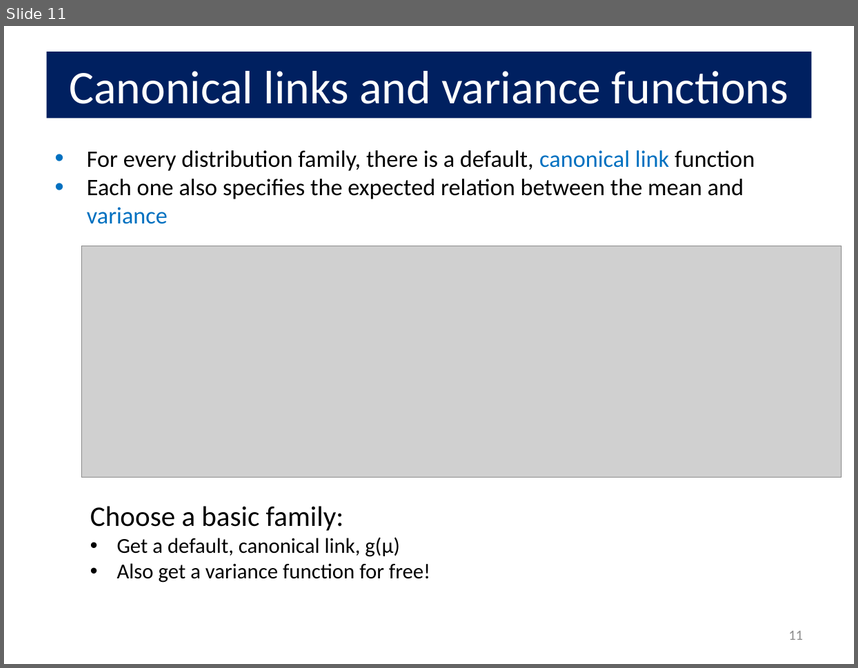
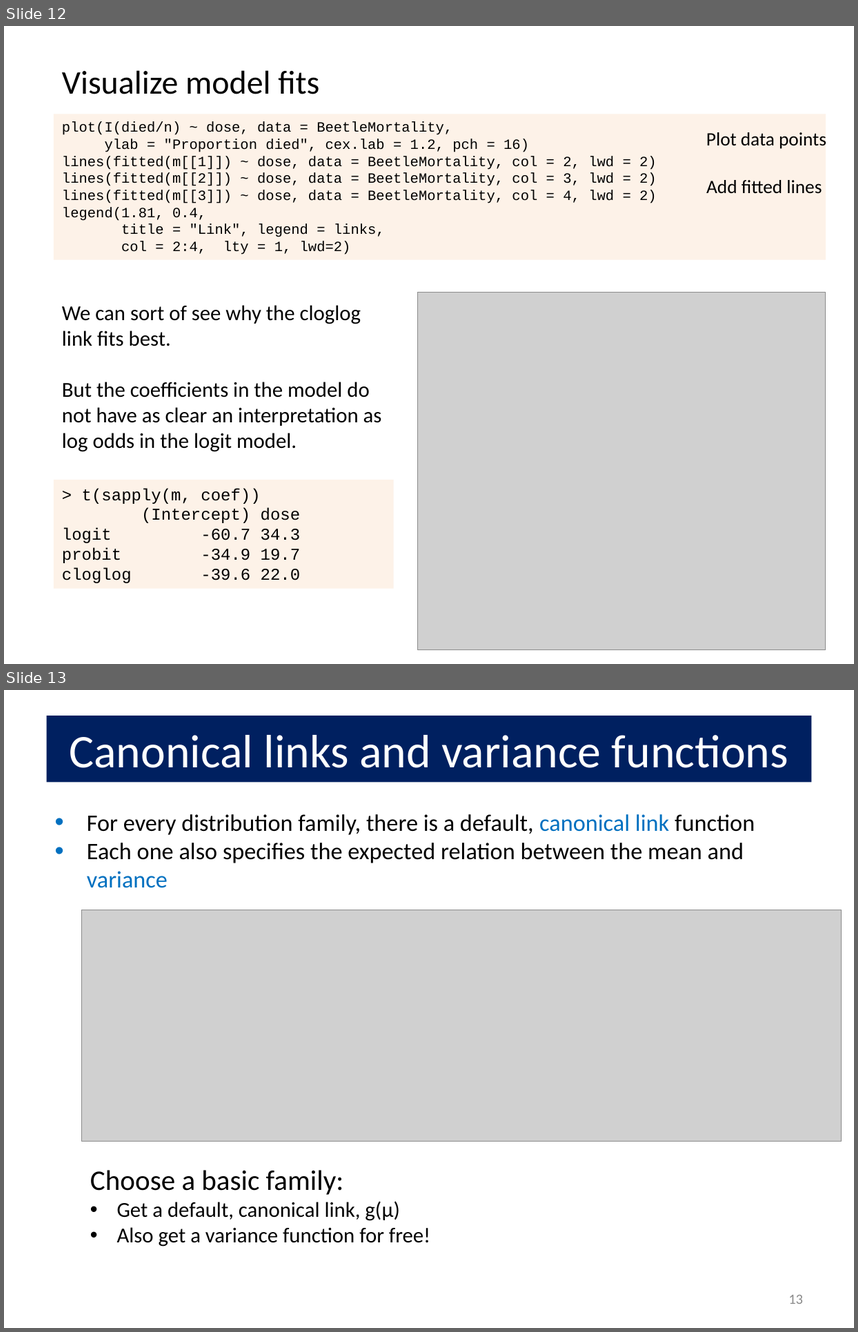
Before and after one commit to friendly/psy6136, a slide deck: lectures/09-CountData.pptx. Shown one above the other, each under a label of ours: slide 11 before the commit, slides 12 and 13 after it. The pictures are 858x668 and 858x1332 pixels, drawn with LibreOffice and Linux fonts; fonts in the diff are those of the drawing; grey boxes stand for pictures. Boxes give left, top, right and bottom in pixels: in the first picture for what was removed or moved away, otherwise in the second. Text is boxed around its words. In the diff, an @@ line names an element or a change of style, - is before the commit and + after.

Commit message:
update 09-CountData, tutorial

```diff
--- a/lectures/09-CountData.pptx
+++ b/lectures/09-CountData.pptx
@@ slide 12 added at <box>4,26,854,664</box>, background #FFFFFF @@
@@ text added at <box>62,70,319,94</box>, 28 pt, text #000000 @@
+Visualize model fits
@@ rectangle added at <box>53,114,825,260</box>, fill #FDEADA at 60% opacity, 12 pt, text #000000 @@
+plot(I(died/n) ~ dose, data = BeetleMortality,
+ylab = "Proportion died", cex.lab = 1.2, pch = 16)
+lines(fitted(m[[1]]) ~ dose, data = BeetleMortality, col = 2, lwd = 2)
+lines(fitted(m[[2]]) ~ dose, data = BeetleMortality, col = 3, lwd = 2)
+lines(fitted(m[[3]]) ~ dose, data = BeetleMortality, col = 4, lwd = 2)
+legend(1.81, 0.4,
+title = "Link", legend = links,
+col = 2:4, lty = 1, lwd=2)
@@ text added at <box>706,132,826,149</box>, 16 pt, text #000000 @@
+Plot data points
@@ text added at <box>706,180,822,194</box>, 16 pt, text #000000 @@
+Add fitted lines
@@ picture added at <box>417,292,825,649</box> @@
@@ text added at <box>62,305,382,452</box>, 18 pt, text #000000 @@
+We can sort of see why the cloglog link fits best.
+But the coefficients in the model do not have as clear an interpretation as log odds in the logit model.
@@ rectangle added at <box>53,479,393,588</box>, fill #FDEADA at 60% opacity, 14 pt, text #000000 @@
+> t(sapply(m, coef))
+(Intercept) dose
+logit -60.7 34.3
+probit -34.9 19.7
+cloglog -39.6 22.0
@@ what was slide 11 is now slide 13 @@
@@ page number at <box>789,1294,803,1303</box>: text changed @@
-11
+13
```
Also in this commit, not shown: 10 slides changed, 1 other slide added, 4 other files.
